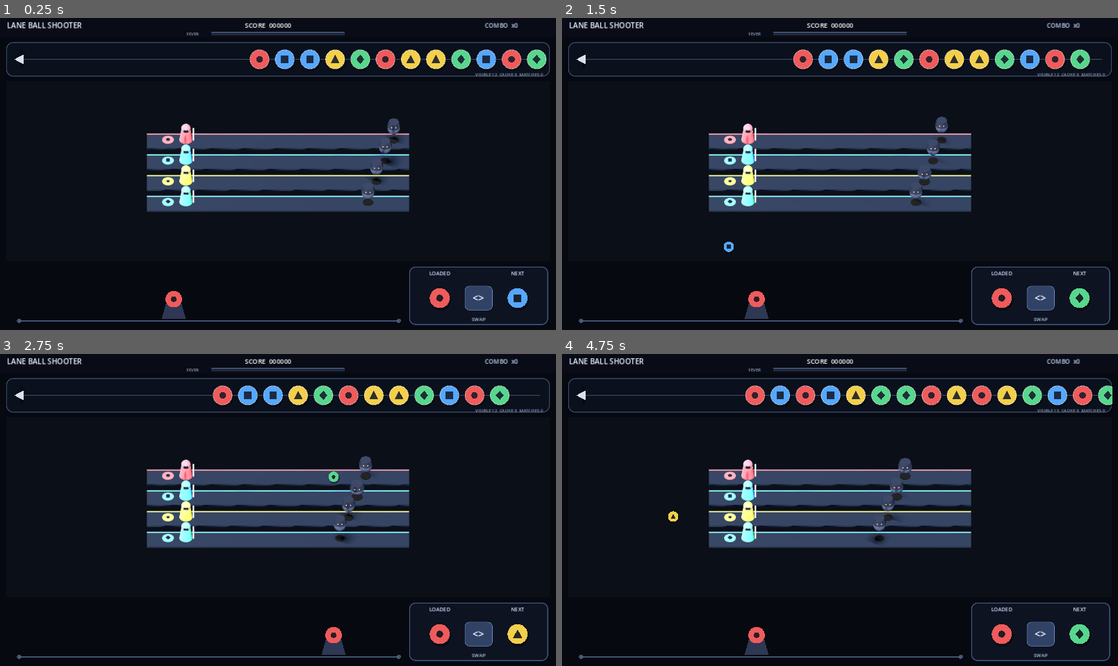
Above: before the commit, frames 1-4 (two rows, left to right).
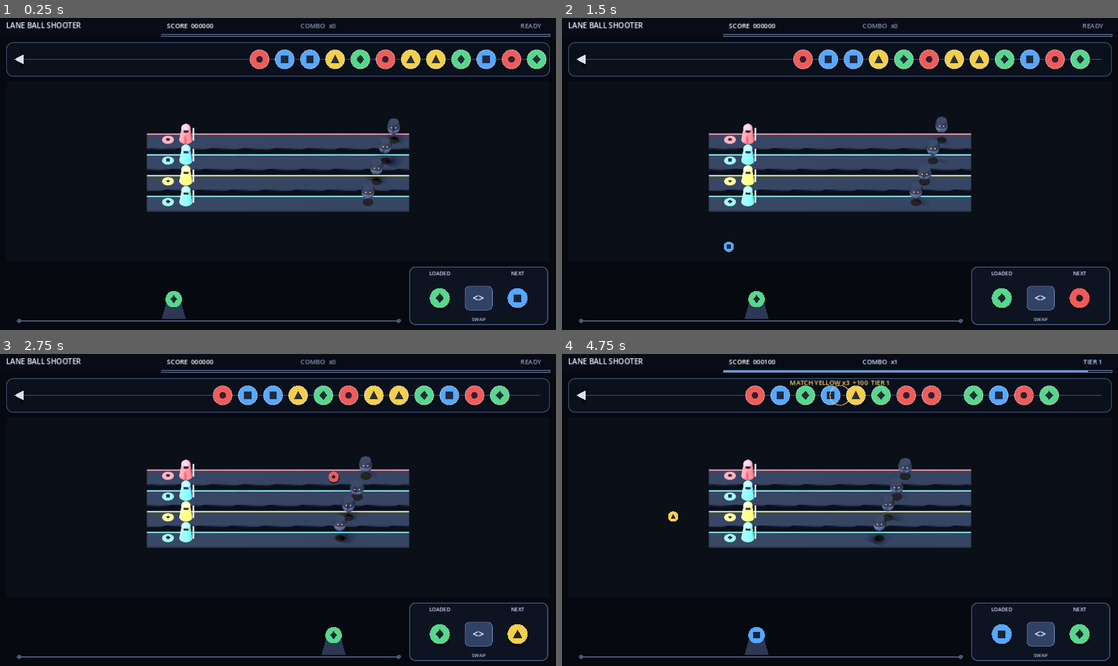
Above: after the commit, the same moments.

Repository: Shikirashi/lane-ball-shooter
Game: Godot game, scene res://scenes/main.tscn
The game is run twice, just before and just after one commit, with the same random seed, the same clock (stepped at 60 frames per second) and the same inputs.
Inputs (mouse positions are in pixels of both pictures, inside the frame that each line leads up to):
- Up to frame 1 (0.25 s): no input
- Up to frame 2 (1.5 s): tap Enter at 0.5 s; drag from (1040, 295) to (895, 105) at 0.52 s; drag from (728, 189) to (812, 236) at 1.27 s
- Up to frame 3 (2.75 s): move the mouse to (333, 441) at 2.02 s; tap Space at 2.1 s; click (333, 441) at 2.17 s
- Up to frame 4 (4.75 s): drag from (812, 572) to (673, 463) at 2.77 s; move the mouse to (1006, 556) at 3.52 s; tap Space at 3.6, 3.77, 4.07 s; click (1006, 556) at 3.67 s; drag from (673, 463) to (756, 432) at 4.27 s

The runs differ from the first frame. In frame 1, 1.7% of the frame differs, in the area x 1-99%, y 1-93%; in frame 2, 1.8%; in frame 3, 1.7%; in frame 4, 3.7%.

Commit message:
Implement P003 scoring combo and fever

Diff:
--- a/scripts/magazine_state.gd
+++ b/scripts/magazine_state.gd
@@ -3,12 +3,20 @@
 
 signal changed(loaded_identity: int, next_identity: int)
 
-var loaded_identity: int = TeamData.Identity.RED
-var next_identity: int = TeamData.Identity.BLUE
+const DEFAULT_SEED := 0x1A2B3C4D
+
+var loaded_identity: int
+var next_identity: int
+var draw_count := 0
+var generated_history: Array[int] = []
+
 var _random := RandomNumberGenerator.new()
+var _bag: Array[int] = []
 
-func _init() -> void:
-	_random.seed = 0x1A2B3C4D
+func _init(seed_value := DEFAULT_SEED) -> void:
+	_random.seed = seed_value
+	loaded_identity = _draw_identity()
+	next_identity = _draw_identity()
 
 func swap() -> void:
 	var previous_loaded := loaded_identity
@@ -19,13 +27,27 @@
 func consume_loaded() -> int:
 	var fired_identity := loaded_identity
 	loaded_identity = next_identity
-	next_identity = _fresh_identity(loaded_identity)
+	next_identity = _draw_identity()
 	changed.emit(loaded_identity, next_identity)
 	return fired_identity
 
-func _fresh_identity(avoid_identity: int) -> int:
-	var result := _random.randi_range(0, TeamData.COUNT - 1)
-	# Keeping the preview distinct makes the placeholder magazine easier to read.
-	if result == avoid_identity:
-		result = (result + 1 + _random.randi_range(0, TeamData.COUNT - 2)) % TeamData.COUNT
+func bag_remaining() -> Array[int]:
+	return _bag.duplicate()
+
+func _draw_identity() -> int:
+	if _bag.is_empty():
+		_refill_bag()
+	var result: int = _bag.pop_back()
+	draw_count += 1
+	generated_history.append(result)
 	return result
+
+func _refill_bag() -> void:
+	_bag.clear()
+	for identity in range(TeamData.COUNT):
+		_bag.append(identity)
+	for index in range(_bag.size() - 1, 0, -1):
+		var swap_index := _random.randi_range(0, index)
+		var held := _bag[index]
+		_bag[index] = _bag[swap_index]
+		_bag[swap_index] = held
--- a/scripts/main.gd
+++ b/scripts/main.gd
@@ -11,6 +11,7 @@
 var _hud_view: HudView
 var _magazine := MagazineState.new()
 var _chain_model := ChainModel.new()
+var _progression := MatchProgression.new()
 var _cooldown_remaining := 0.0
 var _active_touch_id := -1
 var _touch_started_in_playfield := false
@@ -21,13 +22,18 @@
 	_magazine.changed.connect(_on_magazine_changed)
 	_magazine_view.swap_requested.connect(_swap)
 	_shooter_view.shot_reached_lane.connect(_on_shot_reached_lane)
+	_chain_model.match_completed.connect(_on_chain_match_completed)
+	_progression.state_changed.connect(_on_progression_state_changed)
+	_progression.match_resolved.connect(_on_match_resolved)
 	get_viewport().size_changed.connect(_layout)
 	_on_magazine_changed(_magazine.loaded_identity, _magazine.next_identity)
+	_progression.publish_state()
 	_layout()
 
 func _process(delta: float) -> void:
 	_cooldown_remaining = maxf(0.0, _cooldown_remaining - delta)
 	_chain_model.advance(delta)
+	_progression.update(delta)
 
 func _unhandled_input(event: InputEvent) -> void:
 	if event is InputEventMouseMotion:
@@ -39,9 +45,13 @@
 		elif event.button_index == MOUSE_BUTTON_RIGHT:
 			_swap()
 		get_viewport().set_input_as_handled()
-	elif event is InputEventKey and event.pressed and not event.echo and event.keycode == KEY_SPACE:
-		_swap()
-		get_viewport().set_input_as_handled()
+	elif event is InputEventKey and event.pressed and not event.echo:
+		if event.keycode == KEY_SPACE:
+			_swap()
+			get_viewport().set_input_as_handled()
+		elif event.keycode == KEY_F3:
+			_chain_view.toggle_debug()
+			get_viewport().set_input_as_handled()
 	elif event is InputEventScreenTouch:
 		_handle_touch(event)
 	elif event is InputEventScreenDrag and event.index == _active_touch_id:
@@ -80,6 +90,15 @@
 func _on_shot_reached_lane(identity: int, screen_x: float) -> void:
 	_chain_model.try_insert_shot(identity, screen_x - _chain_view.position.x)
 
+func _on_chain_match_completed(identity: int, group_size: int) -> void:
+	_progression.register_match(identity, group_size)
+
+func _on_progression_state_changed(score: int, combo_count: int, tier: int, fever_active: bool, window_ratio: float) -> void:
+	_hud_view.set_progress(score, combo_count, tier, fever_active, window_ratio)
+
+func _on_match_resolved(result: Dictionary) -> void:
+	_chain_view.show_progression_feedback(result)
+
 func _build_scene() -> void:
 	_background = ColorRect.new()
 	_background.name = "Background"
@@ -111,7 +130,7 @@
 	_magazine_view.name = "Magazine"
 	add_child(_magazine_view)
 	_hud_view = HudView.new()
-	_hud_view.name = "HUD_P003Placeholder"
+	_hud_view.name = "HUD"
 	add_child(_hud_view)
 
 func _layout() -> void:
--- /dev/null
+++ b/scripts/match_progression.gd
@@ -0,0 +1,61 @@
+class_name MatchProgression
+extends RefCounted
+
+signal state_changed(score: int, combo_count: int, tier: int, fever_active: bool, window_ratio: float)
+signal match_resolved(result: Dictionary)
+
+const COMBO_WINDOW := 3.0
+const FEVER_COMBO := 4
+const BASE_MATCH_SIZE := 3
+const BASE_POINTS := 100
+const EXTRA_BALL_POINTS := 50
+
+var score := 0
+var combo_count := 0
+var tier := 0
+var fever_active := false
+var time_remaining := 0.0
+var last_result: Dictionary = {}
+
+func register_match(identity: int, group_size: int) -> Dictionary:
+	if group_size < BASE_MATCH_SIZE:
+		return {}
+	if combo_count > 0 and time_remaining > 0.0:
+		combo_count += 1
+	else:
+		combo_count = 1
+	tier = mini(combo_count, 3)
+	fever_active = combo_count >= FEVER_COMBO
+	time_remaining = COMBO_WINDOW
+	var points := BASE_POINTS + (group_size - BASE_MATCH_SIZE) * EXTRA_BALL_POINTS
+	score += points
+	last_result = {
+		"identity": posmod(identity, TeamData.COUNT),
+		"group_size": group_size,
+		"combo_count": combo_count,
+		"tier": tier,
+		"fever": fever_active,
+		"points": points,
+	}
+	match_resolved.emit(last_result.duplicate(true))
+	_emit_state()
+	return last_result.duplicate(true)
+
+func update(delta: float) -> void:
+	if combo_count == 0:
+		return
+	time_remaining = maxf(0.0, time_remaining - maxf(delta, 0.0))
+	if time_remaining <= 0.0:
+		combo_count = 0
+		tier = 0
+		fever_active = false
+	_emit_state()
+
+func window_ratio() -> float:
+	return clampf(time_remaining / COMBO_WINDOW, 0.0, 1.0)
+
+func publish_state() -> void:
+	_emit_state()
+
+func _emit_state() -> void:
+	state_changed.emit(score, combo_count, tier, fever_active, window_ratio())
--- a/scripts/ui/ball_chain_view.gd
+++ b/scripts/ui/ball_chain_view.gd
@@ -5,6 +5,10 @@
 var _feedback_time := 0.0
 var _feedback_identity := -1
 var _feedback_size := 0
+var _feedback_points := 0
+var _feedback_tier := 0
+var _feedback_fever := false
+var debug_visible := false
 
 func _ready() -> void:
 	mouse_filter = Control.MOUSE_FILTER_IGNORE
@@ -36,10 +40,15 @@
 			draw_circle(center, model.radius, TeamData.color(identity))
 			draw_arc(center, model.radius, 0.0, TAU, 32, Color(1.0, 1.0, 1.0, 0.34), 2.0)
 			TeamData.draw_symbol(self, identity, center, model.radius, Color(0.08, 0.1, 0.16, 0.88))
-		draw_string(ThemeDB.fallback_font, Vector2(size.x - 248.0, size.y - 5.0), _debug_text(), HORIZONTAL_ALIGNMENT_RIGHT, 232.0, 10, Color(0.65, 0.72, 0.84, 0.85))
+		if debug_visible:
+			draw_string(ThemeDB.fallback_font, Vector2(size.x - 248.0, size.y - 5.0), _debug_text(), HORIZONTAL_ALIGNMENT_RIGHT, 232.0, 10, Color(0.65, 0.72, 0.84, 0.85))
 	if _feedback_time > 0.0:
 		var feedback_color := TeamData.color(_feedback_identity).lightened(0.18)
-		draw_string(ThemeDB.fallback_font, Vector2(size.x * 0.5 - 90.0, 26.0), "MATCH %s x%d" % [TeamData.display_name(_feedback_identity), _feedback_size], HORIZONTAL_ALIGNMENT_CENTER, 180.0, 15, feedback_color)
+		var feedback_text := "MATCH %s x%d" % [TeamData.display_name(_feedback_identity), _feedback_size]
+		if _feedback_points > 0:
+			var state_text := "FEVER" if _feedback_fever else "TIER %d" % _feedback_tier
+			feedback_text = "%s  +%d  %s" % [feedback_text, _feedback_points, state_text]
+		draw_string(ThemeDB.fallback_font, Vector2(size.x * 0.5 - 150.0, 26.0), feedback_text, HORIZONTAL_ALIGNMENT_CENTER, 300.0, 15, feedback_color)
 		var pulse_radius := 25.0 + (0.65 - _feedback_time) * 32.0
 		draw_arc(Vector2(size.x * 0.5, cy), pulse_radius, 0.0, TAU, 32, Color(feedback_color, _feedback_time), 2.0)
 	_draw_direction_hint(Vector2(36.0, cy))
@@ -52,7 +61,23 @@
 func _on_match_completed(identity: int, group_size: int) -> void:
 	_feedback_identity = identity
 	_feedback_size = group_size
+	_feedback_points = 0
+	_feedback_tier = 0
+	_feedback_fever = false
 	_feedback_time = 0.65
+	queue_redraw()
+
+func show_progression_feedback(result: Dictionary) -> void:
+	_feedback_identity = int(result.identity)
+	_feedback_size = int(result.group_size)
+	_feedback_points = int(result.points)
+	_feedback_tier = int(result.tier)
+	_feedback_fever = bool(result.fever)
+	_feedback_time = 0.9
+	queue_redraw()
+
+func toggle_debug() -> void:
+	debug_visible = not debug_visible
 	queue_redraw()
 
 func _draw_direction_hint(center: Vector2) -> void:
--- a/scripts/ui/hud_view.gd
+++ b/scripts/ui/hud_view.gd
@@ -1,26 +1,65 @@
 class_name HudView
 extends Control
+
+var score := 0
+var combo_count := 0
+var tier := 0
+var fever_active := false
+var window_ratio := 0.0
+var _fever_pulse := 0.0
 
 func _ready() -> void:
 	mouse_filter = Control.MOUSE_FILTER_IGNORE
 	queue_redraw()
 
+func set_progress(score_value: int, combo_value: int, tier_value: int, fever_value: bool, ratio_value: float) -> void:
+	score = score_value
+	combo_count = combo_value
+	tier = tier_value
+	fever_active = fever_value
+	window_ratio = clampf(ratio_value, 0.0, 1.0)
+	queue_redraw()
+
+func _process(delta: float) -> void:
+	if fever_active:
+		_fever_pulse = fmod(_fever_pulse + delta * 3.2, TAU)
+		queue_redraw()
+
 func _draw() -> void:
-	var panel := Rect2(0.0, 0.0, size.x, size.y)
+	var panel := Rect2(Vector2.ZERO, size)
 	draw_style_box(_panel_style(), panel)
-	draw_string(ThemeDB.fallback_font, Vector2(16.0, 25.0), "LANE BALL SHOOTER", HORIZONTAL_ALIGNMENT_LEFT, -1.0, 17, Color(0.92, 0.96, 1.0))
-	draw_string(ThemeDB.fallback_font, Vector2(size.x * 0.44, 24.0), "SCORE  000000", HORIZONTAL_ALIGNMENT_LEFT, -1.0, 15, Color.WHITE)
-	draw_string(ThemeDB.fallback_font, Vector2(size.x - 164.0, 24.0), "COMBO  x0", HORIZONTAL_ALIGNMENT_LEFT, -1.0, 14, Color(0.75, 0.82, 0.94))
+	var compact := size.x < 1100.0
+	var title_font_size := 14 if compact else 17
+	var value_font_size := 13 if compact else 15
+	var baseline := minf(25.0, size.y - 13.0)
 
-	var fever_width := clampf(size.x * 0.24, 170.0, 310.0)
-	var fever_rect := Rect2(size.x * 0.5 - fever_width * 0.5, size.y - 12.0, fever_width, 7.0)
-	draw_rect(fever_rect, Color(0.12, 0.16, 0.24), true)
-	draw_rect(fever_rect, Color(0.36, 0.43, 0.56), false, 1.0)
-	draw_string(ThemeDB.fallback_font, Vector2(fever_rect.position.x - 58.0, size.y - 5.0), "FEVER", HORIZONTAL_ALIGNMENT_LEFT, -1.0, 10, Color(0.55, 0.62, 0.74))
+	draw_string(ThemeDB.fallback_font, Vector2(14.0, baseline), "LANE BALL SHOOTER", HORIZONTAL_ALIGNMENT_LEFT, -1.0, title_font_size, Color(0.92, 0.96, 1.0))
+	draw_string(ThemeDB.fallback_font, Vector2(size.x * 0.30, baseline), "SCORE  %06d" % score, HORIZONTAL_ALIGNMENT_LEFT, -1.0, value_font_size, Color.WHITE)
+	var combo_color := Color(0.82, 0.9, 1.0) if combo_count > 0 else Color(0.52, 0.59, 0.7)
+	draw_string(ThemeDB.fallback_font, Vector2(size.x * 0.54, baseline), "COMBO  x%d" % combo_count, HORIZONTAL_ALIGNMENT_LEFT, -1.0, value_font_size, combo_color)
+
+	var state_text := "READY"
+	var state_color := Color(0.55, 0.62, 0.74)
+	if fever_active:
+		state_text = "FEVER"
+		state_color = Color(1.0, 0.72 + sin(_fever_pulse) * 0.08, 0.22)
+	elif tier > 0:
+		state_text = "TIER %d" % tier
+		state_color = Color(0.67, 0.86, 1.0)
+	draw_string(ThemeDB.fallback_font, Vector2(size.x - 102.0, baseline), state_text, HORIZONTAL_ALIGNMENT_CENTER, 88.0, value_font_size, state_color)
+
+	var meter_left := size.x * 0.29
+	var meter_right := size.x - 14.0
+	var meter_rect := Rect2(meter_left, size.y - 8.0, meter_right - meter_left, 5.0)
+	draw_rect(meter_rect, Color(0.1, 0.14, 0.22), true)
+	if window_ratio > 0.0:
+		var fill_color := Color(1.0, 0.55, 0.14) if fever_active else Color(0.3, 0.68, 1.0)
+		draw_rect(Rect2(meter_rect.position, Vector2(meter_rect.size.x * window_ratio, meter_rect.size.y)), fill_color, true)
+	draw_rect(meter_rect, Color(0.36, 0.44, 0.58), false, 1.0)
 
 func _panel_style() -> StyleBoxFlat:
 	var style := StyleBoxFlat.new()
-	style.bg_color = Color(0.035, 0.05, 0.09, 0.96)
-	style.border_color = Color(0.18, 0.24, 0.36)
-	style.border_width_bottom = 1
+	style.bg_color = Color(0.075, 0.055, 0.055, 0.98) if fever_active else Color(0.035, 0.05, 0.09, 0.96)
+	style.border_color = Color(0.78, 0.46, 0.12) if fever_active else Color(0.18, 0.24, 0.36)
+	style.border_width_bottom = 2 if fever_active else 1
 	return style
--- /dev/null
+++ b/tests/p003_logic_test.gd
@@ -0,0 +1,172 @@
+extends SceneTree
+
+var _failures: Array[String] = []
+var _checks := 0
+
+func _initialize() -> void:
+	call_deferred("_run")
+
+func _check(condition: bool, message: String) -> void:
+	_checks += 1
+	if not condition:
+		_failures.append(message)
+
+func _run() -> void:
+	_test_combo_tiers_and_fever()
+	_test_score_and_same_tick_events()
+	_test_timeout_boundaries()
+	_test_shuffle_bag()
+	await _test_scene_integration()
+	_finish()
+
+func _test_combo_tiers_and_fever() -> void:
+	var progression := MatchProgression.new()
+	var expected_tiers: Array[int] = [1, 2, 3, 3, 3]
+	for match_index in range(5):
+		if match_index > 0:
+			progression.update(2.0)
+		var result := progression.register_match(match_index % TeamData.COUNT, 3)
+		_check(int(result.combo_count) == match_index + 1, "timely match %d advances combo once" % (match_index + 1))
+		_check(int(result.tier) == expected_tiers[match_index], "match %d has expected tier" % (match_index + 1))
+		_check(bool(result.fever) == (match_index >= 3), "fever state is correct at match %d" % (match_index + 1))
+	_check(progression.score == 500, "five 3-ball matches award 500 without multiplier")
+	_check(progression.fever_active and progression.tier == 3, "fifth timely match sustains tier-3 fever")
+
+func _test_score_and_same_tick_events() -> void:
+	var progression := MatchProgression.new()
+	var captured: Array[Dictionary] = []
+	progression.match_resolved.connect(func(result: Dictionary) -> void: captured.append(result))
+	var large := progression.register_match(TeamData.Identity.YELLOW, 7)
+	_check(int(large.points) == 300 and progression.score == 300, "7-ball group awards configured 300 points")
+	_check(progression.combo_count == 1 and progression.tier == 1, "large group advances combo only once")
+	var formula := MatchProgression.new()
+	var sizes: Array[int] = [3, 4, 5, 7]
+	var expected_points: Array[int] = [100, 150, 200, 300]
+	for index in range(sizes.size()):
+		var scored := formula.register_match(TeamData.Identity.BLUE, sizes[index])
+		_check(int(scored.points) == expected_points[index], "%d-ball group awards %d points" % [sizes[index], expected_points[index]])
+	_check(formula.score == 750, "group-size points accumulate without combo multiplier")
+
+	var chain := ChainModel.new()
+	var cascade_progression := MatchProgression.new()
+	var cascade_results: Array[Dictionary] = []
+	chain.match_completed.connect(cascade_progression.register_match)
+	cascade_progression.match_resolved.connect(func(result: Dictionary) -> void: cascade_results.append(result))
+	var identities: Array[int] = [
+		TeamData.Identity.GREEN,
+		TeamData.Identity.GREEN,
+		TeamData.Identity.RED,
+		TeamData.Identity.RED,
+		TeamData.Identity.GREEN,
+		TeamData.Identity.BLUE,
+	]
+	chain.set_test_state(identities)
+	chain.try_insert_shot(TeamData.Identity.RED, 284.0)
+	_check(cascade_results.size() == 2, "two same-tick cascade groups produce two results")
+	_check(cascade_progression.combo_count == 2 and cascade_progression.tier == 2, "same-tick cascade advances combo in emission order")
+	_check(cascade_progression.score == 200, "two 3-ball cascade events award 200 total")
+	if cascade_results.size() == 2:
+		_check(int(cascade_results[0].identity) == TeamData.Identity.RED and int(cascade_results[0].combo_count) == 1, "inserted group result is locked first")
+		_check(int(cascade_results[1].identity) == TeamData.Identity.GREEN and int(cascade_results[1].combo_count) == 2, "cascade result is locked second")
+	_check(captured.size() == 1, "one large group emits one structured result")
+
+func _test_timeout_boundaries() -> void:
+	var near := MatchProgression.new()
+	near.register_match(TeamData.Identity.RED, 3)
+	near.update(2.999)
+	_check(near.combo_count == 1 and near.window_ratio() > 0.0, "window remains active just before 3 seconds")
+	var near_result := near.register_match(TeamData.Identity.BLUE, 3)
+	_check(int(near_result.combo_count) == 2, "match just before boundary advances combo")
+
+	var boundary := MatchProgression.new()
+	for identity in range(TeamData.COUNT):
+		boundary.register_match(identity, 3)
+	_check(boundary.fever_active and boundary.combo_count == 4, "four same-tick matches enter fever before timeout")
+	boundary.update(3.0)
+	_check(boundary.combo_count == 0 and boundary.tier == 0 and not boundary.fever_active, "exactly 3.0 seconds expires combo and fever")
+	_check(is_zero_approx(boundary.window_ratio()), "expired window bar is empty")
+	_check(boundary.score == 400, "timeout preserves score")
+	var restarted := boundary.register_match(TeamData.Identity.GREEN, 3)
+	_check(int(restarted.combo_count) == 1 and int(restarted.tier) == 1, "post-timeout match restarts at tier 1")
+	_check(boundary.score == 500, "post-timeout score continues accumulating")
+
+func _test_shuffle_bag() -> void:
+	var magazine := MagazineState.new(0xC0FFEE)
+	var draws_before_swap := magazine.draw_count
+	var bag_before_swap := magazine.bag_remaining()
+	var loaded_before_swap := magazine.loaded_identity
+	var next_before_swap := magazine.next_identity
+	magazine.swap()
+	_check(magazine.loaded_identity == next_before_swap and magazine.next_identity == loaded_before_swap, "swap exchanges visible slots")
+	_check(magazine.draw_count == draws_before_swap and magazine.bag_remaining() == bag_before_swap, "swap neither draws nor mutates remaining bag")
+	magazine.swap()
+
+	while magazine.generated_history.size() < 12:
+		var previous_next := magazine.next_identity
+		var before_draws := magazine.draw_count
+		magazine.consume_loaded()
+		_check(magazine.loaded_identity == previous_next, "shot advances NEXT to LOADED")
+		_check(magazine.draw_count == before_draws + 1, "shot draws exactly one replacement")
+	for bag_index in range(3):
+		var seen := {}
+		for identity in magazine.generated_history.slice(bag_index * TeamData.COUNT, (bag_index + 1) * TeamData.COUNT):
+			seen[int(identity)] = true
+		_check(seen.size() == TeamData.COUNT, "shuffle bag %d contains each identity exactly once" % (bag_index + 1))
+
+func _test_scene_integration() -> void:
+	var packed: PackedScene = load("res://scenes/main.tscn")
+	var main := packed.instantiate()
+	root.add_child(main)
+	await process_frame
+	await process_frame
+	var chain: ChainModel = main.get("_chain_model")
+	var progression: MatchProgression = main.get("_progression")
+	var hud: HudView = main.get("_hud_view")
+	var shooter: ShooterView = main.get("_shooter_view")
+	var magazine: MagazineState = main.get("_magazine")
+	var chain_view: BallChainView = main.get("_chain_view")
+
+	var safe: Array[int] = [TeamData.Identity.RED, TeamData.Identity.BLUE]
+	chain.set_test_state(safe, 1000.0)
+	var draws_before_miss := magazine.draw_count
+	main.call("_shoot")
+	shooter._process(1.0)
+	_check(magazine.draw_count == draws_before_miss + 1, "miss still draws exactly one magazine replacement")
+	_check(progression.score == 0 and progression.combo_count == 0, "miss awards no score or combo")
+
+	var match_identity := magazine.loaded_identity
+	var pair: Array[int] = [match_identity, match_identity]
+	var cached: Array[int] = [(match_identity + 1) % TeamData.COUNT]
+	var local_shooter_x := shooter.shooter_x - chain_view.position.x
+	chain.set_test_state(pair, local_shooter_x, cached)
+	main.set("_cooldown_remaining", 0.0)
+	main.call("_shoot")
+	shooter._process(1.0)
+	_check(progression.score == 100 and progression.combo_count == 1 and progression.tier == 1, "genuine chain clear updates central progression")
+	_check(hud.score == 100 and hud.combo_count == 1 and hud.tier == 1, "HUD receives live progression state")
+	_check(is_equal_approx(hud.window_ratio, 1.0), "valid match refills HUD meter")
+
+	var score_after_match := progression.score
+	chain.advance(100.0)
+	_check(progression.score == score_after_match, "cache rollover does not award score")
+	chain.try_insert_shot(TeamData.Identity.RED, -500.0)
+	_check(progression.score == score_after_match, "model-level miss does not alter progression")
+	await process_frame
+	await process_frame
+	_check(progression.score == score_after_match, "render/process updates do not double-count match")
+
+	progression.register_match(TeamData.Identity.BLUE, 3)
+	progression.register_match(TeamData.Identity.YELLOW, 3)
+	progression.register_match(TeamData.Identity.GREEN, 3)
+	_check(hud.fever_active and hud.combo_count == 4 and hud.tier == 3, "fourth timely result drives distinct HUD fever state")
+	main.queue_free()
+
+func _finish() -> void:
+	if _failures.is_empty():
+		print("P003 progression and magazine: PASS (%d checks)" % _checks)
+		quit(0)
+		return
+	for failure in _failures:
+		push_error("P003 progression and magazine: " + failure)
+	print("P003 progression and magazine: FAIL (%d failures / %d checks)" % [_failures.size(), _checks])
+	quit(1)
Not shown, added: scripts/match_progression.gd.uid
Not shown, added: tests/p002_logic_test.gd.uid
Not shown, changed: README.md
